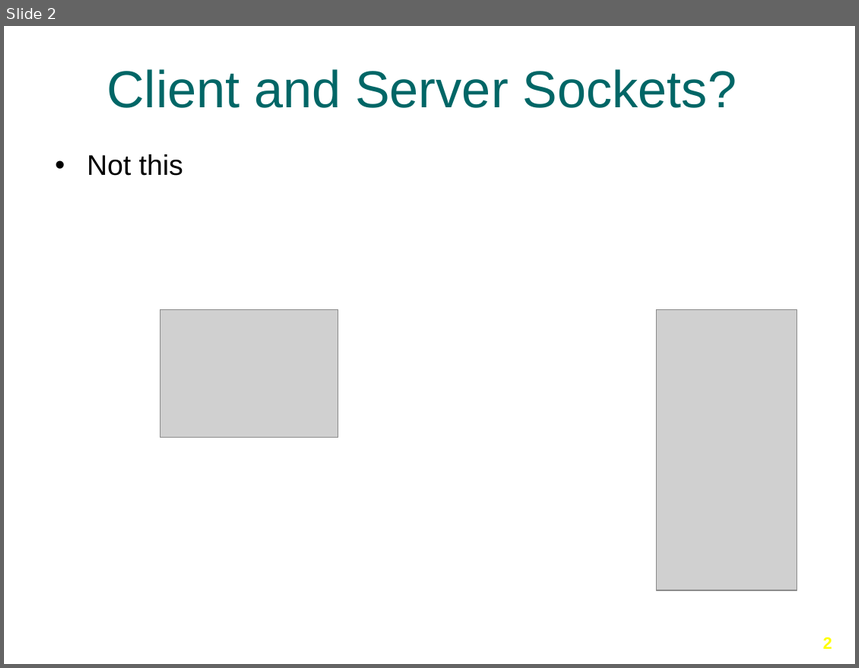
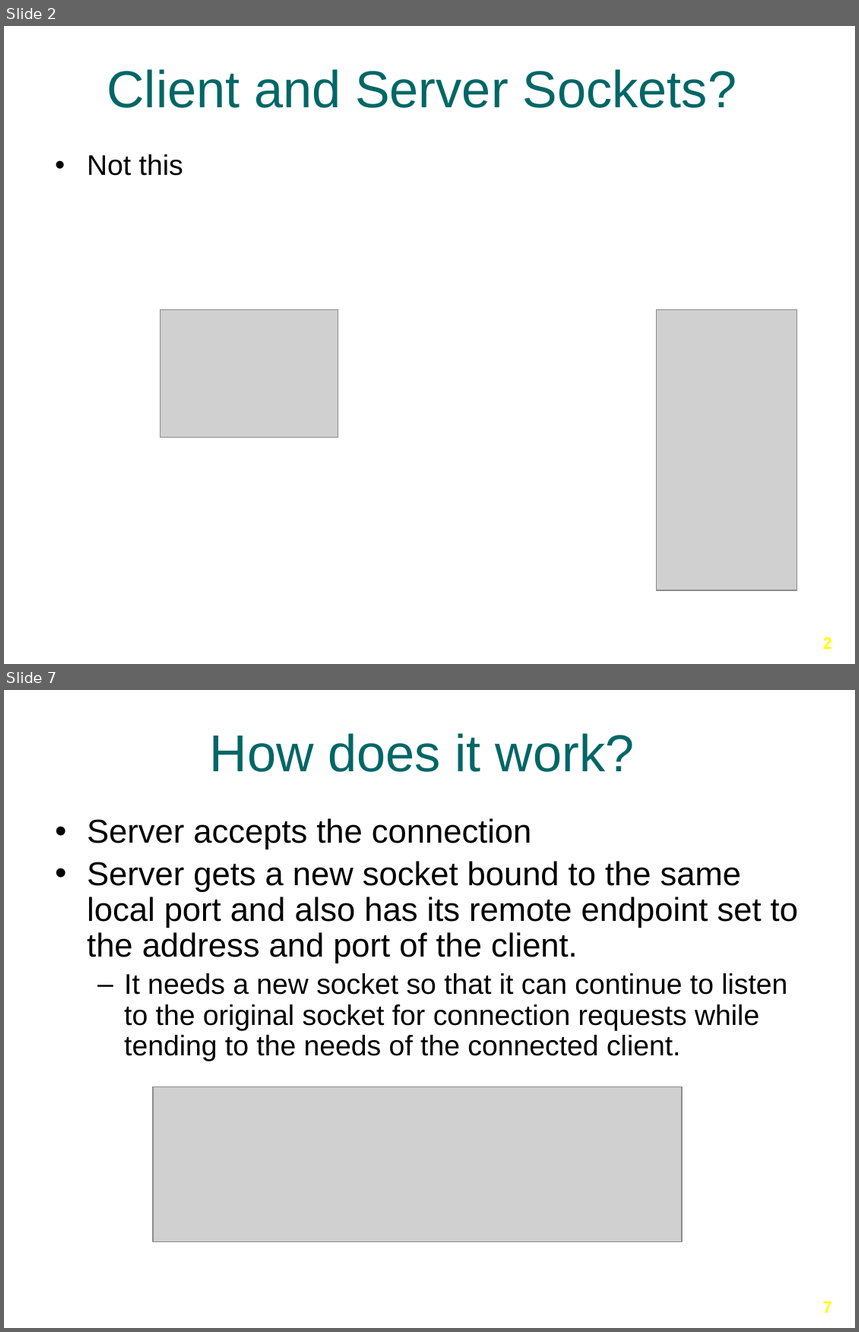
Before and after one commit to Ansilacerda/CIT360-Portfolio, a slide deck: Presentations/Client and Server Sockets/Client-Server-Sockets.pptx. Shown one above the other, each under a label of ours: slide 2 before the commit, slides 2 and 7 after it; the slides between them are not shown. The pictures are 859x668 and 859x1332 pixels, drawn with LibreOffice and Linux fonts; fonts in the diff are those of the drawing; grey boxes stand for pictures; background and template pictures are left out. Boxes give left, top, right and bottom in pixels: in the first picture for what was removed or moved away, otherwise in the second. Text is boxed around its words. In the diff, an @@ line names an element or a change of style, - is before the commit and + after.

```diff
--- a/Presentations/Client and Server Sockets/Client-Server-Sockets.pptx
+++ b/Presentations/Client and Server Sockets/Client-Server-Sockets.pptx
@@ slide 7 added at [4, 690, 855, 1328], background picture (left out) @@
@@ title added at [210, 733, 635, 772], 44 pt, text #006666 @@
+How does it work?
@@ text added at [87, 818, 798, 1062], 28 pt, text #000000 @@
+• Server accepts the connection
+• Server gets a new socket bound to the same local port and also has its remote endpoint set to the address and port of the client.
+  – It needs a new socket so that it can continue to listen to the original socket for connection requests while tending to the needs of the connected client.
@@ picture added at [153, 1087, 682, 1243] @@
@@ page number added at [823, 1302, 832, 1313], 14 pt, text #FFFF00, bold @@
+7
```
Also in this commit, not shown: 1 slide changed, 8 other slides added, 8 slides removed, 23 other files.
